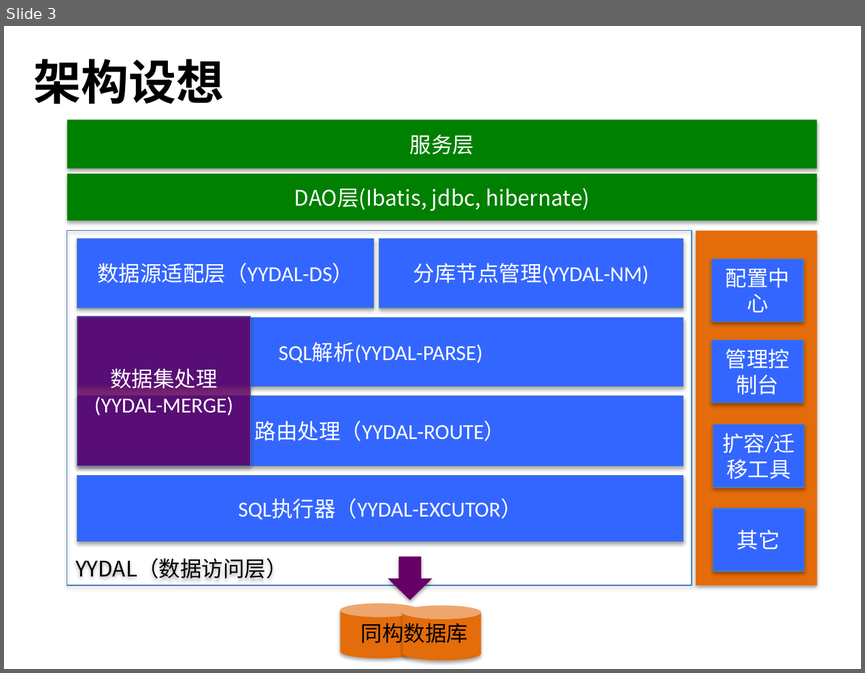
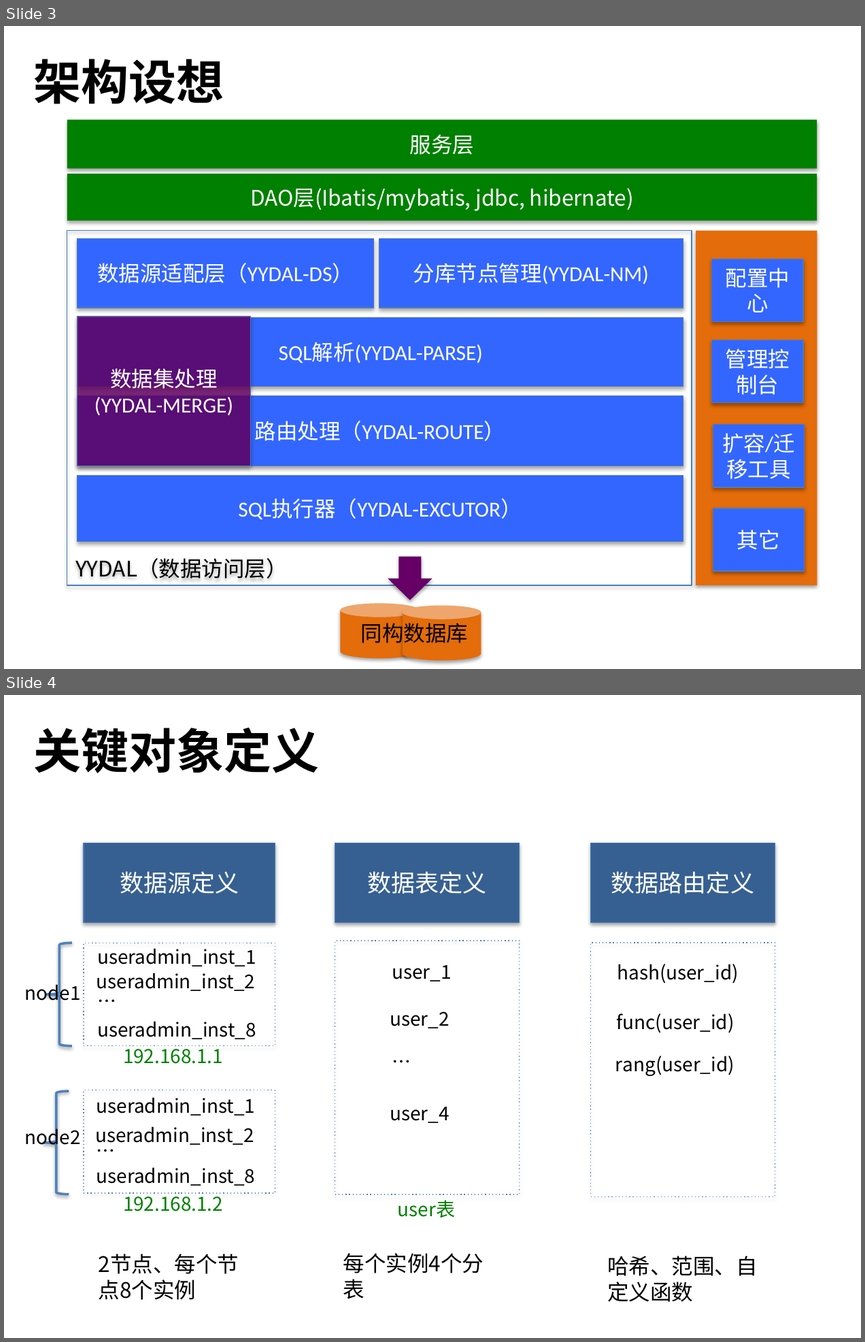
Before and after one commit to zl2006/yy-document, a slide deck: 分布式数据库设计（YYDAL）.pptx. Shown one above the other, each under a label of ours: slide 3 before the commit, slides 3 and 4 after it. The pictures are 865x673 and 865x1342 pixels, drawn with LibreOffice and Linux fonts; fonts in the diff are those of the drawing. Boxes give left, top, right and bottom in pixels: in the first picture for what was removed or moved away, otherwise in the second. Text is boxed around its words. In the diff, an @@ line names an element or a change of style, - is before the commit and + after.

```diff
--- a/分布式数据库设计（YYDAL）.pptx
+++ b/分布式数据库设计（YYDAL）.pptx
@@ slide 4 added at box(4, 695, 861, 1338), background #FFFFFF @@
@@ text added at box(34, 728, 320, 773), 40 pt, text #000000, bold @@
+关键对象定义
@@ rectangle added at box(84, 843, 275, 923), fill #376092, outline #4B7EBC 0.75 pt, 20 pt, text #FFFFFF @@
+数据源定义
@@ rectangle added at box(334, 843, 519, 923), fill #376092, outline #4B7EBC 0.75 pt, 20 pt, text #FFFFFF @@
+数据表定义
@@ rectangle added at box(590, 843, 774, 923), fill #376092, outline #4B7EBC 0.75 pt, 20 pt, text #FFFFFF @@
+数据路由定义
@@ left brace added at box(47, 943, 72, 1045), outline #4F81BD 2 pt @@
@@ rectangle added at box(84, 943, 275, 1045), outline #4B7EBC 0.75 pt dashed @@
@@ text added at box(97, 948, 256, 966), 16 pt, text #000000 @@
+useradmin_inst_1
@@ rectangle added at box(334, 940, 519, 1193), outline #4B7EBC 0.75 pt dashed @@
@@ rectangle added at box(590, 943, 774, 1196), outline #4B7EBC 0.75 pt dashed @@
@@ text added at box(96, 972, 256, 991), 16 pt, text #000000 @@
+useradmin_inst_2
@@ text added at box(392, 965, 451, 981), 16 pt, text #000000 @@
+user_1
@@ text added at box(617, 964, 738, 983), 16 pt, text #000000 @@
+hash(user_id)
@@ text added at box(25, 981, 81, 1005), 16 pt, text #000000 @@
+node1
@@ text added at box(89, 985, 266, 1017), 16 pt, text #000000 @@
+…
@@ text added at box(97, 1021, 256, 1039), 16 pt, text #000000 @@
+useradmin_inst_8
@@ text added at box(390, 1011, 449, 1028), 16 pt, text #000000 @@
+user_2
@@ text added at box(617, 1013, 734, 1033), 16 pt, text #000000 @@
+func(user_id)
@@ text added at box(123, 1045, 223, 1064), 16 pt, text #008000 @@
+192.168.1.1
@@ text added at box(383, 1045, 463, 1077), 16 pt, text #000000 @@
+…
@@ text added at box(615, 1055, 734, 1076), 16 pt, text #000000 @@
+rang(user_id)
@@ left brace added at box(43, 1091, 68, 1193), outline #4F81BD 2 pt @@
@@ rectangle added at box(84, 1090, 275, 1193), outline #4B7EBC 0.75 pt dashed @@
@@ text added at box(96, 1097, 256, 1115), 16 pt, text #000000 @@
+useradmin_inst_1
@@ text added at box(390, 1106, 449, 1123), 16 pt, text #000000 @@
+user_4
@@ text added at box(25, 1125, 81, 1149), 16 pt, text #000000 @@
+node2
@@ text added at box(88, 1134, 265, 1166), 16 pt, text #000000 @@
+…
@@ text added at box(95, 1126, 254, 1144), 16 pt, text #000000 @@
+useradmin_inst_2
@@ text added at box(96, 1167, 256, 1185), 16 pt, text #000000 @@
+useradmin_inst_8
@@ text added at box(123, 1192, 223, 1211), 16 pt, text #008000 @@
+192.168.1.2
@@ text added at box(398, 1200, 455, 1217), 16 pt, text #008000 @@
+user表
@@ text added at box(99, 1253, 239, 1300), 18 pt, text #000000 @@
+2节点、每个节点8个实例
@@ text added at box(343, 1253, 483, 1273), 18 pt, text #000000 @@
+每个实例4个分表
@@ text added at box(607, 1255, 757, 1302), 18 pt, text #000000 @@
+哈希、范围、自定义函数
@@ slide 3 changed as well @@
@@ text in rectangle at box(250, 188, 634, 211): text changed @@
-DAO层(Ibatis, jdbc, hibernate)
+DAO层(Ibatis/mybatis, jdbc, hibernate)
```
Also in this commit, not shown: 2 other slides changed, 3 other slides added.
